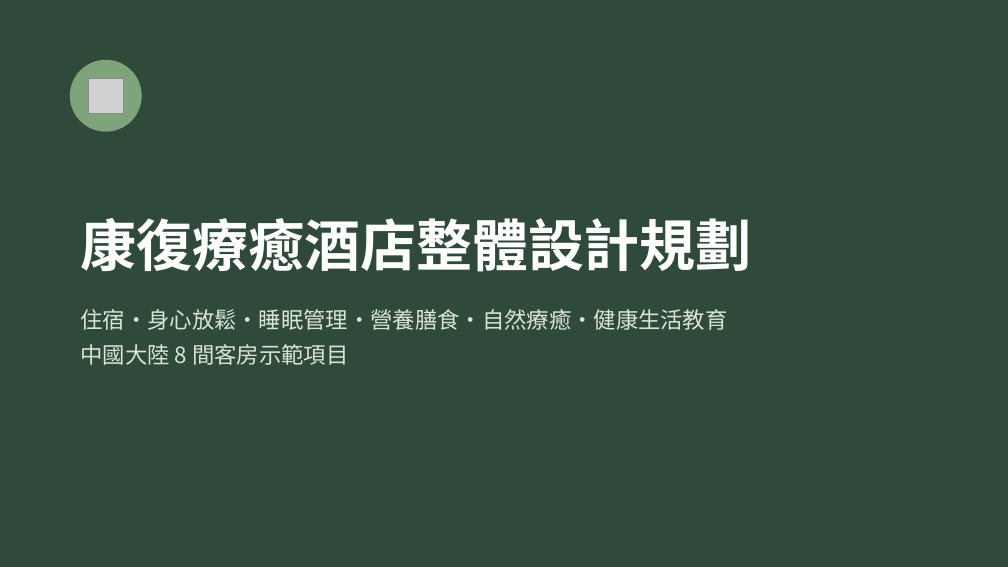
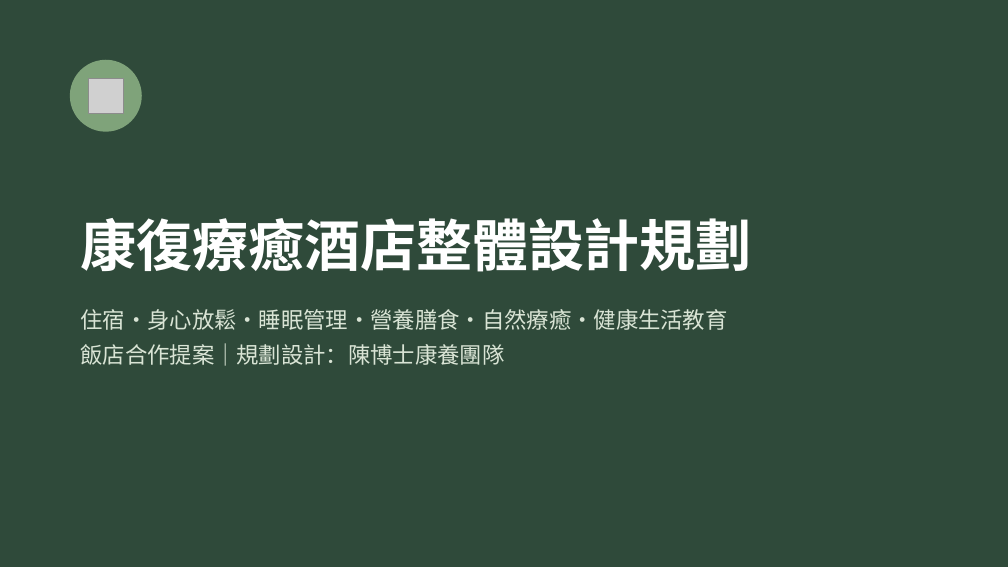
Before and after one commit to yes039/yes039, a slide deck: slide 1 of 康復療癒酒店整體設計規劃.pptx. Drawn at 1008x567 pixels with LibreOffice and Linux fonts; fonts in the diff are those of the drawing; grey boxes stand for pictures. Boxes give left, top, right and bottom in pixels: in the first picture for what was removed or moved away, otherwise in the second. Text is boxed around its words. In the diff, an @@ line names an element or a change of style, - is before the commit and + after.

```diff
--- a/康復療癒酒店整體設計規劃.pptx
+++ b/康復療癒酒店整體設計規劃.pptx
@@ text at (80,343,504,366): text changed @@
-中國大陸 8 間客房示範項目
+飯店合作提案｜規劃設計：陳博士康養團隊
```
Also in this commit, not shown: 6 other slides changed, 5 slides added, 5 slides removed, 1 other file.
